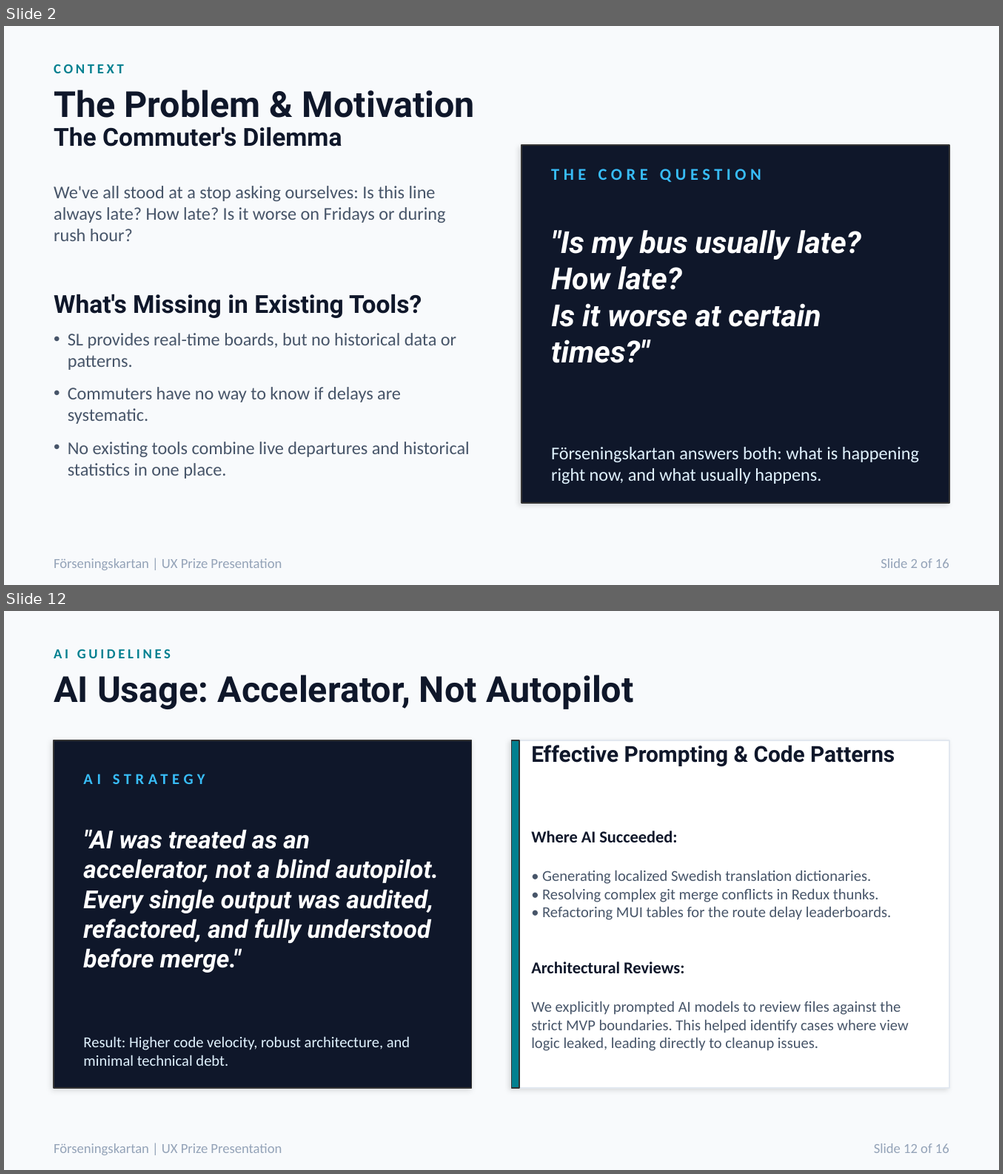
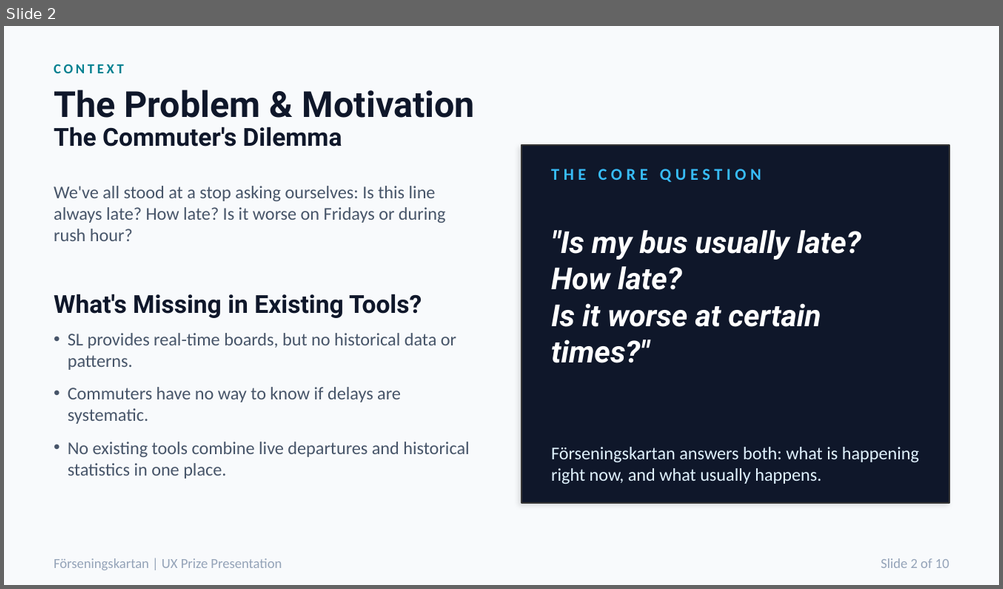
Before and after one commit to mattiaskvist/forseningskartan, a slide deck: presentation.pptx. Shown one above the other, each under a label of ours: slides 2 and 12 before the commit, slide 2 after it; the slides between them are not shown. The pictures are 1003x1174 and 1003x589 pixels, drawn with LibreOffice and Linux fonts; fonts in the diff are those of the drawing. Boxes give left, top, right and bottom in pixels: in the first picture for what was removed or moved away, otherwise in the second. Text is boxed around its words. In the diff, an @@ line names an element or a change of style, - is before the commit and + after.

```diff
--- a/presentation.pptx
+++ b/presentation.pptx
@@ slide 12 removed at (x1=4, y1=611, x2=999, y2=1170), background #F8FAFC @@
@@ text removed at (x1=54, y1=649, x2=170, y2=658) @@
-AI GUIDELINES
@@ text removed at (x1=54, y1=675, x2=634, y2=709) @@
-AI Usage: Accelerator, Not Autopilot
@@ rectangle removed at (x1=54, y1=741, x2=472, y2=1088) @@
@@ rectangle removed at (x1=511, y1=741, x2=949, y2=1088) @@
@@ rectangle removed at (x1=511, y1=741, x2=519, y2=1088) @@
@@ text removed at (x1=531, y1=745, x2=894, y2=767) @@
-Effective Prompting & Code Patterns
@@ text removed at (x1=83, y1=829, x2=438, y2=1066) @@
-AI STRATEGY
-"AI was treated as an accelerator, not a blind autopilot. Every single output was audited, refactored, and fully understood before merge."
-Result: Higher code velocity, robust architecture, and minimal technical debt.
@@ text removed at (x1=531, y1=831, x2=908, y2=1051) @@
-Where AI Succeeded:
-• Generating localized Swedish translation dictionaries.
-• Resolving complex git merge conflicts in Redux thunks.
-• Refactoring MUI tables for the route delay leaderboards.
-Architectural Reviews:
-We explicitly prompted AI models to review files against the strict MVP boundaries. This helped identify cases where view logic leaked, leading directly to cleanup issues.
@@ text removed at (x1=54, y1=1144, x2=282, y2=1156) @@
-Förseningskartan | UX Prize Presentation
@@ text removed at (x1=874, y1=1144, x2=949, y2=1153) @@
-Slide 12 of 16
@@ slide 2 changed as well @@
@@ text at (x1=880, y1=559, x2=949, y2=568): text changed @@
-Slide 2 of 16
+Slide 2 of 10
```
Also in this commit, not shown: 7 other slides changed, 2 slides added, 7 other slides removed, 1 other file.
